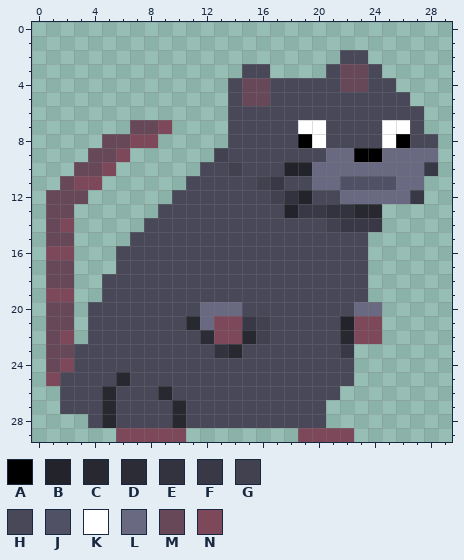
Two versions of one pixel-art sprite, player.png. Above, as it was before the edit.
The file is 30x30 pixels. Pixels under 10% opacity are left out. Colours within 5 levels of each other are drawn and written as one.
Palette (. is transparent): A #000000  B #23232b  C #282831  D #2c2c37  E #33333f  F #383846  G #414150  H #484859  J #515165  K #ffffff  L #696982  M #674859  N #7d4859
Pixels before, first column x 1:
 2 .....................HH.....
 3 ..............HH....HMMH....
 4 .............HMMHHHHHMMHH...
 5 .............HMMHHHHHHHHHH..
 6 .............HHHHHHHHHHHHHH.
 7 ......MMN....HHHHHKKHHHHKKH.
 8 ....MMNN.....HHHHHAKHHHHKAHH
 9 ...MMN......GHHHHHHHLLAALLLL
10 ..MMN......HHGHHHBBLLLLLLLLF
11 .MNN......HHHHHGFHHLLJJJJLL.
12 MMM......HHHHHHHGEBHHLLLLLF.
13 MM......HHHHHHHHHBFFEECC....
14 MN.....HHHHHHHHHHHHHGFFF....
15 MM....HHHHHHHHHHHHHHHHH.....
16 NN...HHHHHHHHHHHHHHHHHH.....
17 MM...HHHHHHHHHHHHHHHHHH.....
18 MM..HHHHHHHHHHHHHHHHHHH.....
19 NN..HHHHHHHHHHHHHHHHHHH.....
20 MM.HHHHHHHHLLLHHHHHHHHLL....
21 MM.HHHHHHHCLNNFGHHHHHBNN....
22 MN.HHHHHHHHDNNCGHHHHHCNN....
23 MMHHHHHHHHHHECHHHHHHHF......
24 MNHHHHHHHHHHHHHHHHHHHH......
25 NHHHHCHHHHHHHHHHHHHHHH......
26 .HHHCHHHCHHHHHHHHHHHH.......
27 .HHHCHHHHCHHHHHHHHHH........
28 ...HCHHHHCHHHHHHHHHH........
29 .....NNNNN........NNNN......
The same view after the edit:
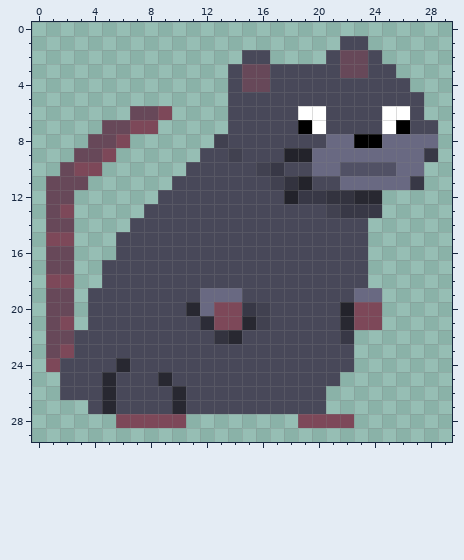
Edits made:
Changed rows in their new state; - is an unchanged pixel.
first column x 1:
 1 ---------------------HH-----
 2 --------------HH----HMMH----
 3 -------------HMMHHHH----H---
 4 ---------------------HH--H--
 5 --------------HH----------H-
 6 ------MMN---------KK----KK--
 7 ----MMNN.---------A------A-H
 8 ---M-N..----G-----HHLLAALLLL
 9 --M-N.-----HHG---BBL--LL---F
10 -MNN.-----H--H-GFHH--JJJJ--.
11 M-M.-----H-----HGEBHHLLLL-F-
12 --.-----H-------HBFFEECC...-
13 -N-----H---------HHHGFFF----
14 -M----H-------------HHH.----
15 NN---H----------------------
16 MM--------------------------
17 ----H-----------------------
18 NN--------------------------
19 MM-H-------LLL--------LL----
20 ----------C-NNFG-----BNN----
21 -N--------HD--C------C------
22 -MH--------HECHH-----F..----
23 -N----------HH-------H------
24 NH---C----------------------
25 .---CH--C------------.------
26 --------HC----------.-------
27 -..-------------------------
28 ---..NNNNN........NNNN------
29 -----.....--------....------
Changed places in both pictures, as pixel boxes (x1, y1, x2, y2):
changed: (46, 36, 438, 442)
